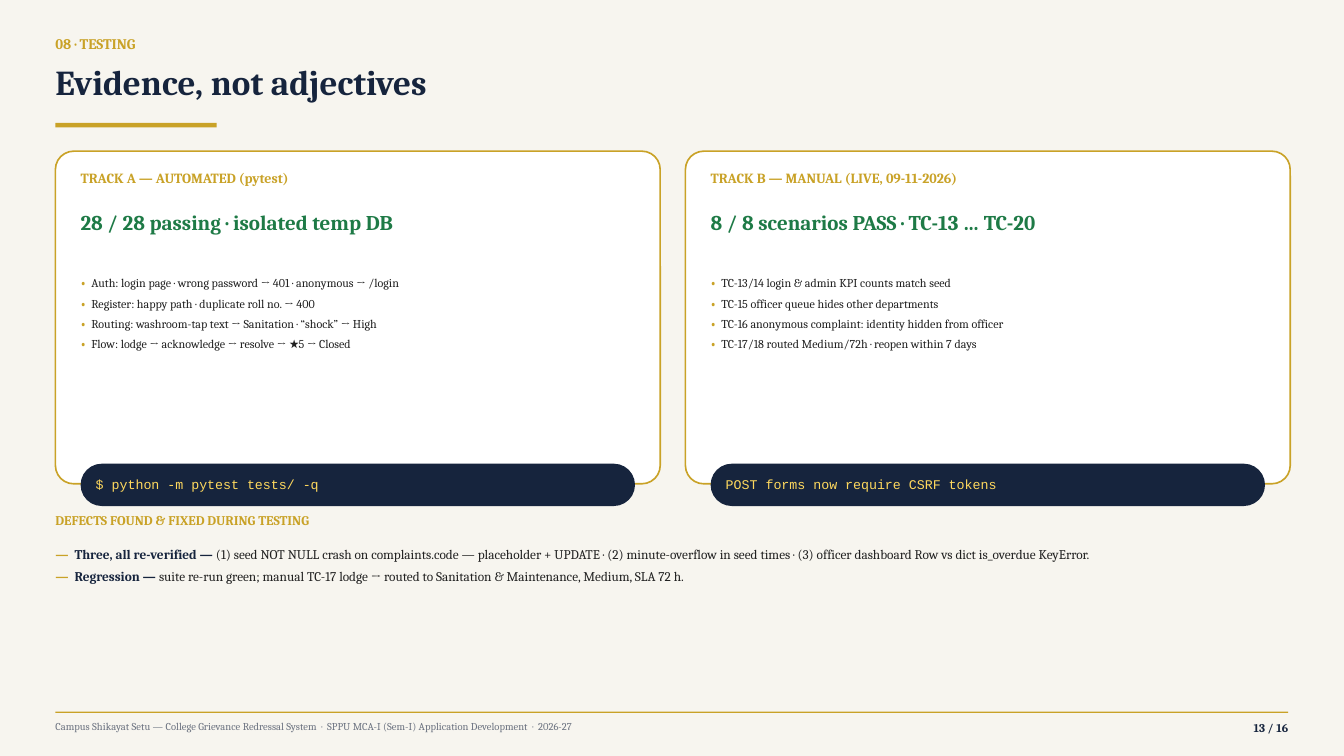
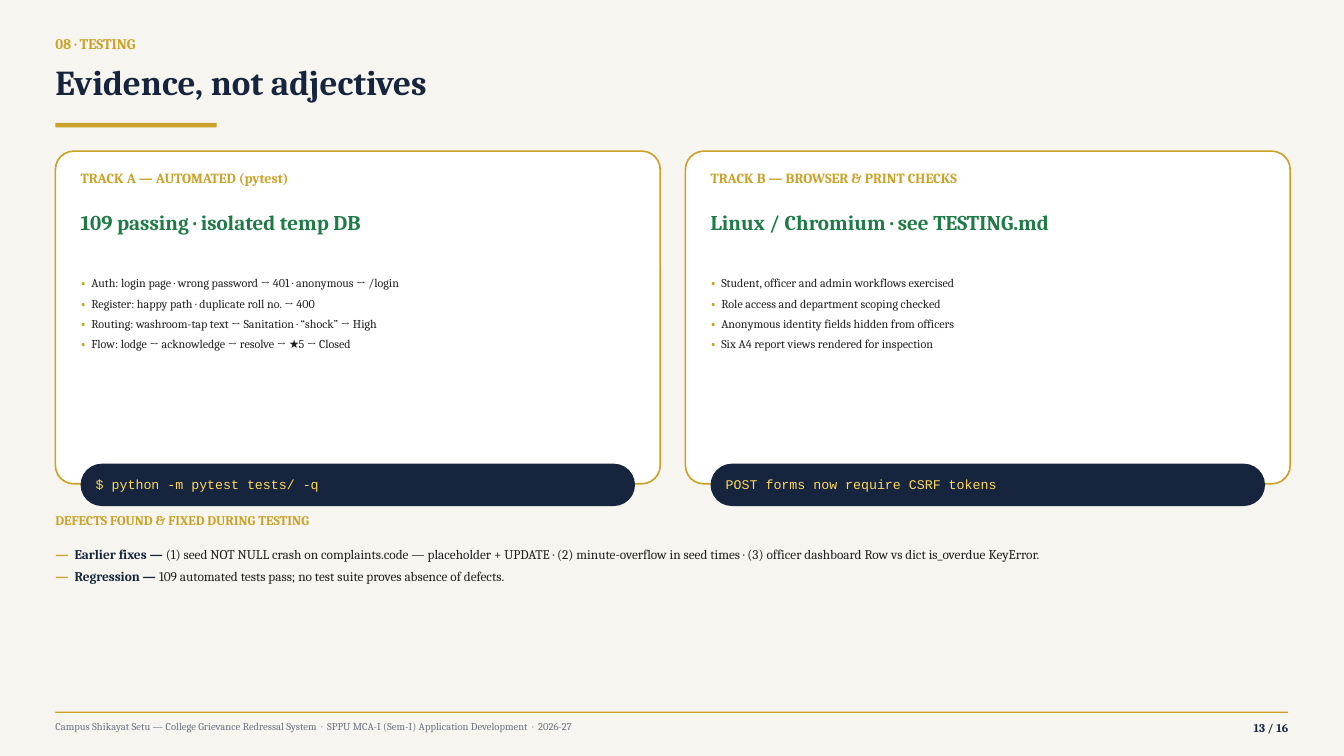
Before and after one commit to Yashwant-git392/Yashwant-git392, a slide deck: slide 13 of shikayat-setu/presentation/CampusShikayatSetu_MCA-Mini-Project_Review.pptx. Drawn at 1344x756 pixels with LibreOffice and Linux fonts; fonts in the diff are those of the drawing. Boxes give left, top, right and bottom in pixels: in the first picture for what was removed or moved away, otherwise in the second. Text is boxed around its words. In the diff, an @@ line names an element or a change of style, - is before the commit and + after.

Commit message:
Strengthen review documentation and routing report

```diff
--- a/shikayat-setu/presentation/CampusShikayatSetu_MCA-Mini-Project_Review.pptx
+++ b/shikayat-setu/presentation/CampusShikayatSetu_MCA-Mini-Project_Review.pptx
@@ text at bbox=[711, 173, 957, 183]: text changed @@
-TRACK B — MANUAL (LIVE, 09-11-2026)
+TRACK B — BROWSER & PRINT CHECKS
@@ text at bbox=[81, 215, 360, 235]: text changed @@
-28 / 28 passing · isolated temp DB
+109 passing · isolated temp DB
@@ text at bbox=[711, 215, 1049, 231]: text changed @@
-8 / 8 scenarios PASS · TC-13 … TC-20
+Linux / Chromium · see TESTING.md
@@ text at bbox=[721, 278, 955, 351]: text changed @@
-• TC-13/14 login & admin KPI counts match seed
-• TC-15 officer queue hides other departments
-• TC-16 anonymous complaint: identity hidden from officer
-• TC-17/18 routed Medium/72h · reopen within 7 days
+• Student, officer and admin workflows exercised
+• Role access and department scoping checked
+• Anonymous identity fields hidden from officers
+• Six A4 report views rendered for inspection
@@ text at bbox=[75, 549, 1040, 584]: text changed @@
-— Three, all re-verified — (1) seed NOT NULL crash on complaints.code — placeholder + UPDATE · (2) minute-overflow in seed times · (3) officer dashboard Row vs dict is_overdue KeyError.
-— Regression — suite re-run green; manual TC-17 lodge → routed to Sanitation & Maintenance, Medium, SLA 72 h.
+— Earlier fixes — (1) seed NOT NULL crash on complaints.code — placeholder + UPDATE · (2) minute-overflow in seed times · (3) officer dashboard Row vs dict is_overdue KeyError.
+— Regression — 109 automated tests pass; no test suite proves absence of defects.
```
Also in this commit, not shown: 8 other slides changed, 39 other files.
